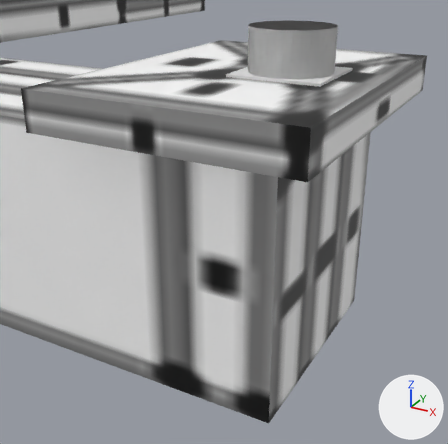
An edit to the Blender file 3DModels/Alcantarilla reformada.blend, drawn before and after from the same camera.
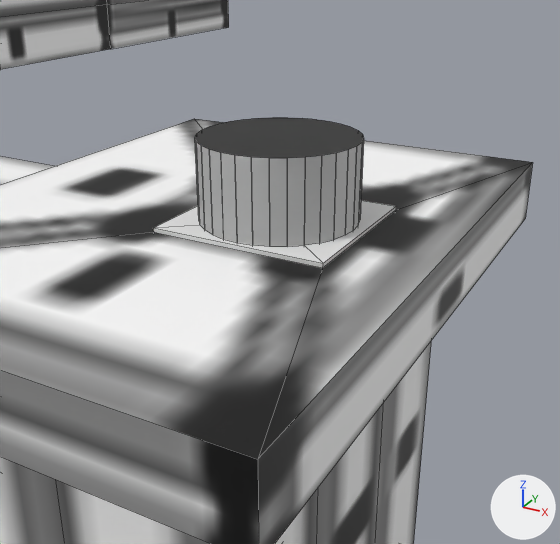
Each version appears first from a 50 mm lens placed at (7.67, -11.78, 6.59), pointed at (1.76, -1.05, 1.23), and next in a close-up from a 50 mm lens placed at (6.5, -6.66, 7.21), pointed at (2.52, 0.56, 3.6). Arrows for +X, +Y and +Z are at lower right; the lights stay in place. The older version's two pictures come first. The close-ups show mesh edges as thin lines.
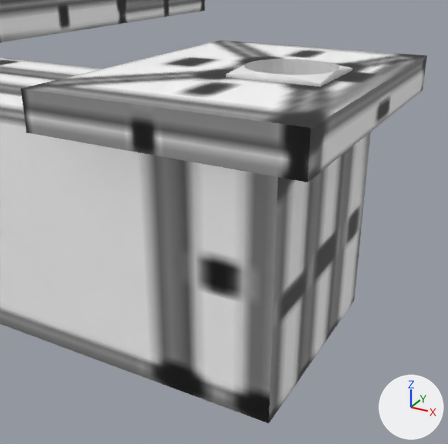
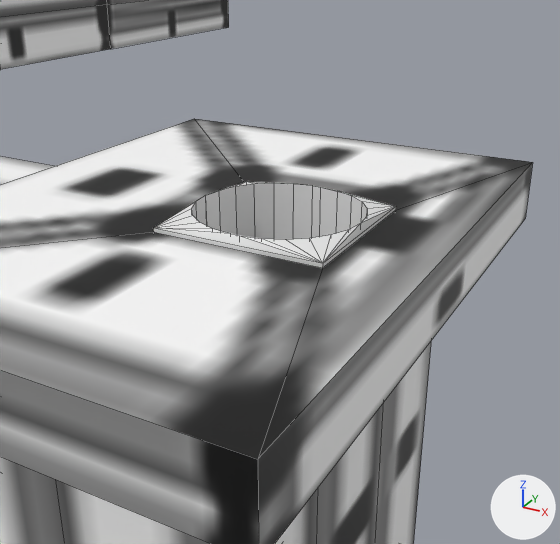
What differs and where, as boxes [x1, y1, x2, y2] in the close-ups (560 x 544 px):
'Cube', reshaped, moved, modifiers changed
    before: [154, 117, 396, 268]
    after: [154, 181, 396, 268]
'Cube.001', deleted
    before: [195, 117, 364, 247]
part 1 of me_cube_001, cut back
    before: [154, 200, 396, 263]
    after: [154, 181, 396, 263]

The change in detail:
me_cube_001 is used by ob_cube; location (2.401, 0.763, 4.603).
me_cube_001 had 8 vertices, 6 faces and spanned x -1.04..1.05, y -1.0..1.0, z -1.37..-0.4.
me_cube_001 now has 72 vertices, 88 faces and spans x -1.04..1.05, y -1.0..1.0, z -1.47..-0.3.
Part 1, on me_cube_001:
2 faces are deleted.
36 vertices are added at x -1.04..1.05, y -1.0..1.0, z -1.47..-0.4.
28 new vertices lie (0.0, 0.0, 1.17) away from vertices in x -1.01..1.02, y -0.96..0.96, z -1.47.
84 new faces join them.
In object 'Cube' (ob_cube), parent is now set to ob_scenario.
In object 'Cube' (ob_cube), matrix_parent_inverse is now set to Matrix(((100.0, 0.0, 0.0, 0.0), (0.0, 0.0, 100.0, 0.0), (0.0, -100.0, 0.0, 0.0), (0.0, 0.0, 0.0, 1.0))).
Object 'Cube' (ob_cube) loses its BOOLEAN modifier named 'Boolean'.
Modifier setting removed (it was object = ob_cube_001).
Modifier setting removed (it was operation = 'UNION').
Object 'Cube.001' (ob_cube_001) is deleted.
